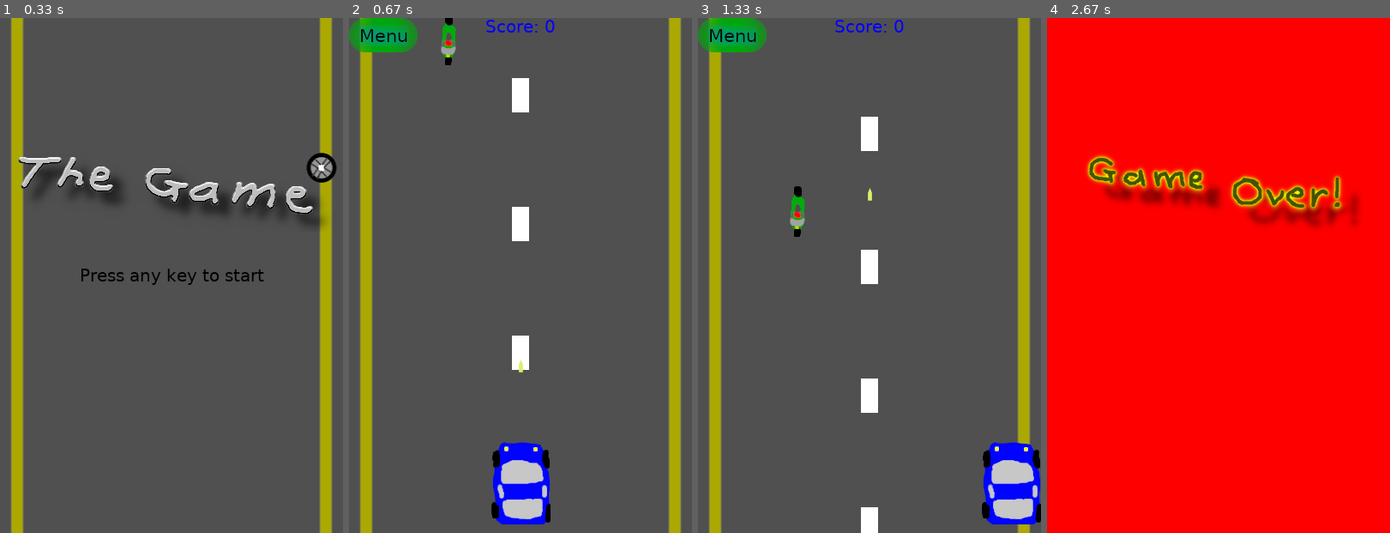
Above: before the commit, frames 1-4 (left to right).
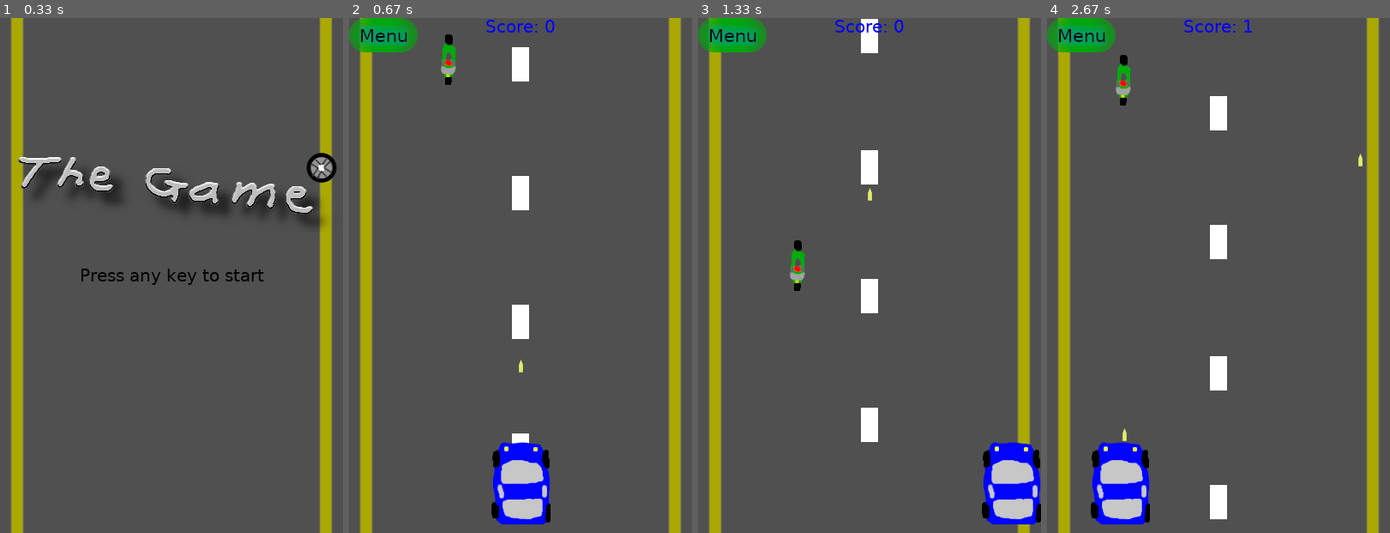
Above: after the commit, the same moments.

Repository: mnguyen4/learning-py-game
Game: pygame game, started from src/game_main_2.py
Same seed, same stepped clock (60 frames per second), same inputs: the game is played once before the commit and once after it.
Inputs:
- Up to frame 1 (0.33 s): no input
- Up to frame 2 (0.67 s): tap Space at 0.33 s
- Up to frame 3 (1.33 s): hold Right 0.67-1.13 s; tap Space at 0.73, 1.03, 1.23 s; hold Right from 1.17 s (still down)
- Up to frame 4 (2.67 s): tap Space at 1.53, 1.73, 2.03, 2.3, 2.6 s; release Right at 1.63 s; hold Left 1.67-2.2 s; hold Left 2.23-2.63 s

Frame 1 is identical in both runs. In frame 2, 2.3% of the frame differs, in the area x 26-53%, y 0-83%; in frame 3, 2.9%; in frame 4, 100%, in the area x 0-100%, y 0-100%.

Commit message:
Updated enemies to have individual base speeds.

Diff:
--- a/src/characters.py
+++ b/src/characters.py
@@ -11,7 +11,7 @@
         self.surf = pygame.Surface((20, 40))
         self.rect = self.surf.get_rect(center=(game_state.SCREEN_WIDTH / 2, y_pos))
     def move(self):
-        self.rect.move_ip(0, 5)
+        self.rect.move_ip(0, 3)
         if (self.rect.bottom > game_state.SCREEN_HEIGHT + 20):
             self.rect.top = -20
 
@@ -21,9 +21,10 @@
         self.image = enemy["image"]
         self.surf = pygame.Surface(enemy["dim"])
         self.rect = self.surf.get_rect(center=(random.randint(40, game_state.SCREEN_WIDTH - 40), self.surf.get_height() * -1))
+        self.base_speed = enemy["base_speed"]
 
     def move(self):
-        self.rect.move_ip(0, game_state.SPEED)
+        self.rect.move_ip(0, self.base_speed + game_state.SPEED)
         if (self.rect.bottom > game_state.SCREEN_HEIGHT + self.surf.get_height()):
             game_state.SCORE += 1
             self.rect.top = 0
--- a/src/game_main_2.py
+++ b/src/game_main_2.py
@@ -81,7 +81,7 @@
     game_functions.draw_hud(DISPLAY_SURF)
     game_functions.inc_upgrade()
     # scale speed on kill count
-    game_state.SPEED = int(math.log(game_state.KILL_CNT, 6)) + 5 if game_state.KILL_CNT > 0 else 5
+    game_state.SPEED = int(math.log(game_state.KILL_CNT, 6)) if game_state.KILL_CNT > 0 else 0
     # collision detection
     if pygame.sprite.spritecollideany(p1, enemies):
         pygame.mixer.Sound("resources/pop.wav").play()
--- a/src/game_state.py
+++ b/src/game_state.py
@@ -35,15 +35,18 @@
 ENEMIES = [
     {
         "image": pygame.image.load("resources/car2.png"),
-        "dim": (68, 100)
+        "dim": (68, 100),
+        "base_speed": 5
     },
     {
         "image": pygame.image.load("resources/motorcycle.png"),
-        "dim": (20, 60)
+        "dim": (20, 60),
+        "base_speed": 6
     },
     {
         "image": pygame.image.load("resources/tractor.png"),
-        "dim": (78, 100)
+        "dim": (78, 100),
+        "base_speed": 3
     }
 ]
 BULLETS = [
